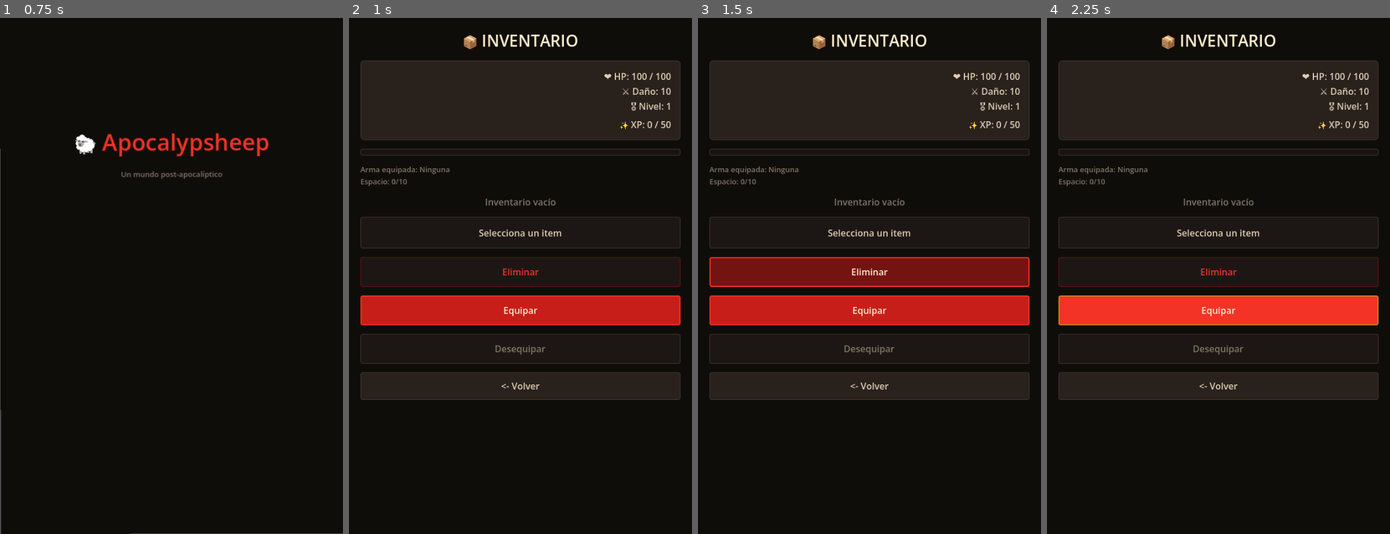
Above: before the commit, frames 1-4 (left to right).
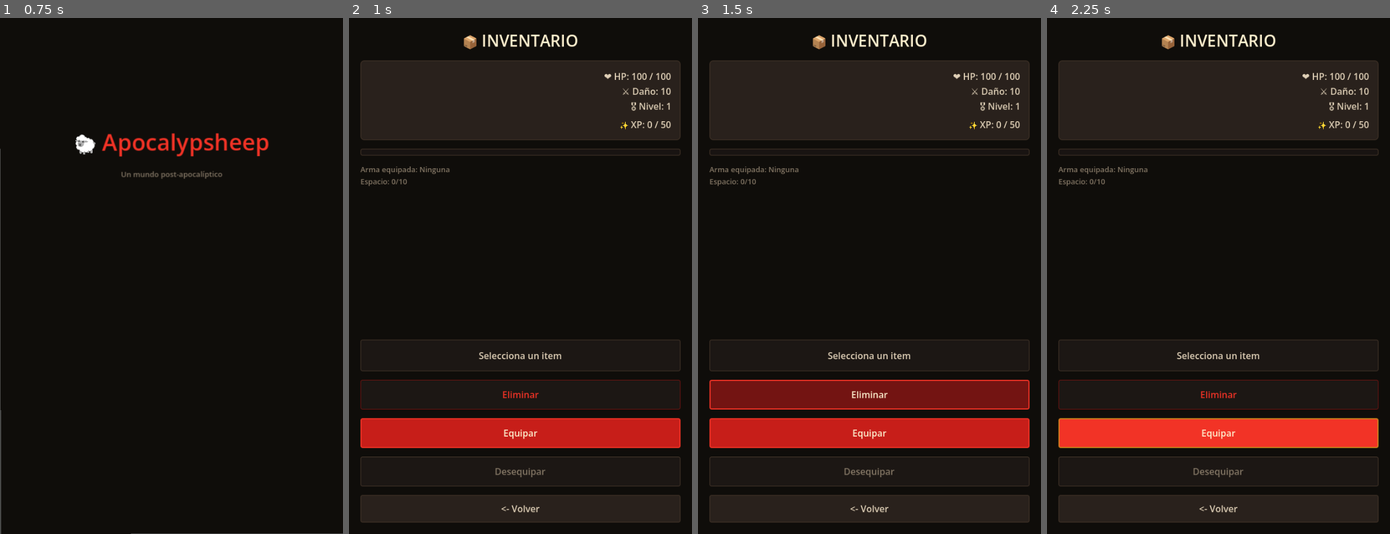
Above: after the commit, the same moments.

Repository: MirandaFrancoCBA/apocalypsheep
Game: Godot game, scene res://scenes/main_menu.tscn
Two runs of this game, one before a commit and one after it. Both use one fixed random seed, a clock stepped at 60 frames per second and the inputs below. Sound files missing from this copy of the repository are replaced by a short silence.
Inputs (mouse positions are in pixels of both pictures, inside the frame that each line leads up to):
- Up to frame 1 (0.75 s): tap Enter at 0.5 s; move the mouse to (246, 250) at 0.52 s; click (246, 250) at 0.67 s
- Up to frame 2 (1 s): no input
- Up to frame 3 (1.5 s): click "Eliminar" at 1.25 s
- Up to frame 4 (2.25 s): click "Equipar" at 2 s

Frame 1 is identical in both runs. In frame 2, 20% of the frame differs, in the area x 3-97%, y 35-98%; in frame 3, 30%; in frame 4, 20%.
Error after the commit: Attempt to call function 'add_child' in base 'null instance' on a null instance. (res://scripts/ui/inventory_scree.gd:112)

Commit message:
Fix: keep inventory actions accessible with scrolling

Diff:
--- a/scenes/inventory.tscn
+++ b/scenes/inventory.tscn
@@ -56,8 +56,15 @@
 layout_mode = 2
 text = "Arma equipada: Ninguna"
 
-[node name="VBoxItems" type="VBoxContainer" parent="MarginContainer/VBoxContainer" unique_id=1535806740]
+[node name="ItemsScroll" type="ScrollContainer" parent="MarginContainer/VBoxContainer"]
+custom_minimum_size = Vector2(0, 180)
 layout_mode = 2
+size_flags_vertical = 3
+horizontal_scroll_mode = 0
+
+[node name="VBoxItems" type="VBoxContainer" parent="MarginContainer/VBoxContainer/ItemsScroll" unique_id=1535806740]
+layout_mode = 2
+size_flags_horizontal = 3
 
 [node name="LabelDetail" type="Label" parent="MarginContainer/VBoxContainer" unique_id=727969253]
 clip_contents = true
@@ -81,8 +88,7 @@
 
 [node name="ButtonUse" type="Button" parent="MarginContainer/VBoxContainer" unique_id=1873895744]
 layout_mode = 2
-text = "Usar
-"
+text = "Usar"
 
 [node name="ButtonBack" type="Button" parent="MarginContainer/VBoxContainer" unique_id=293995187]
 layout_mode = 2
